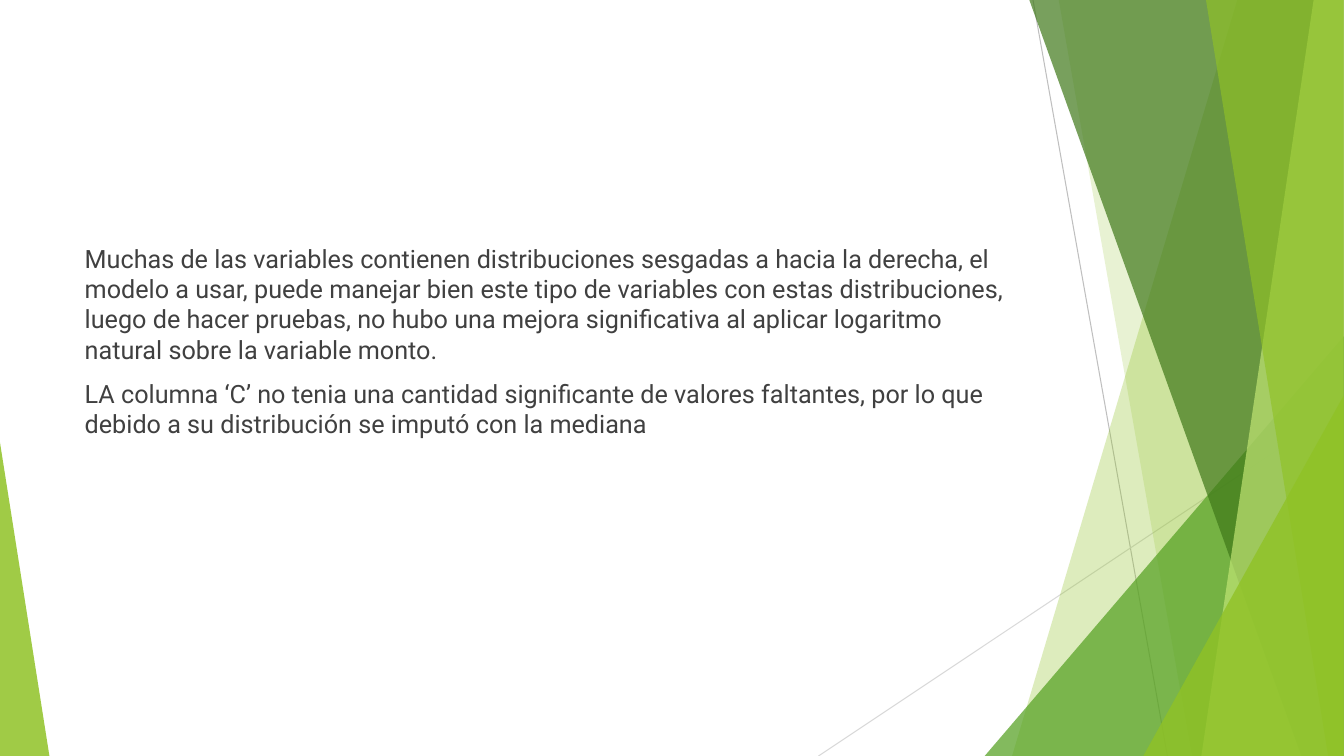
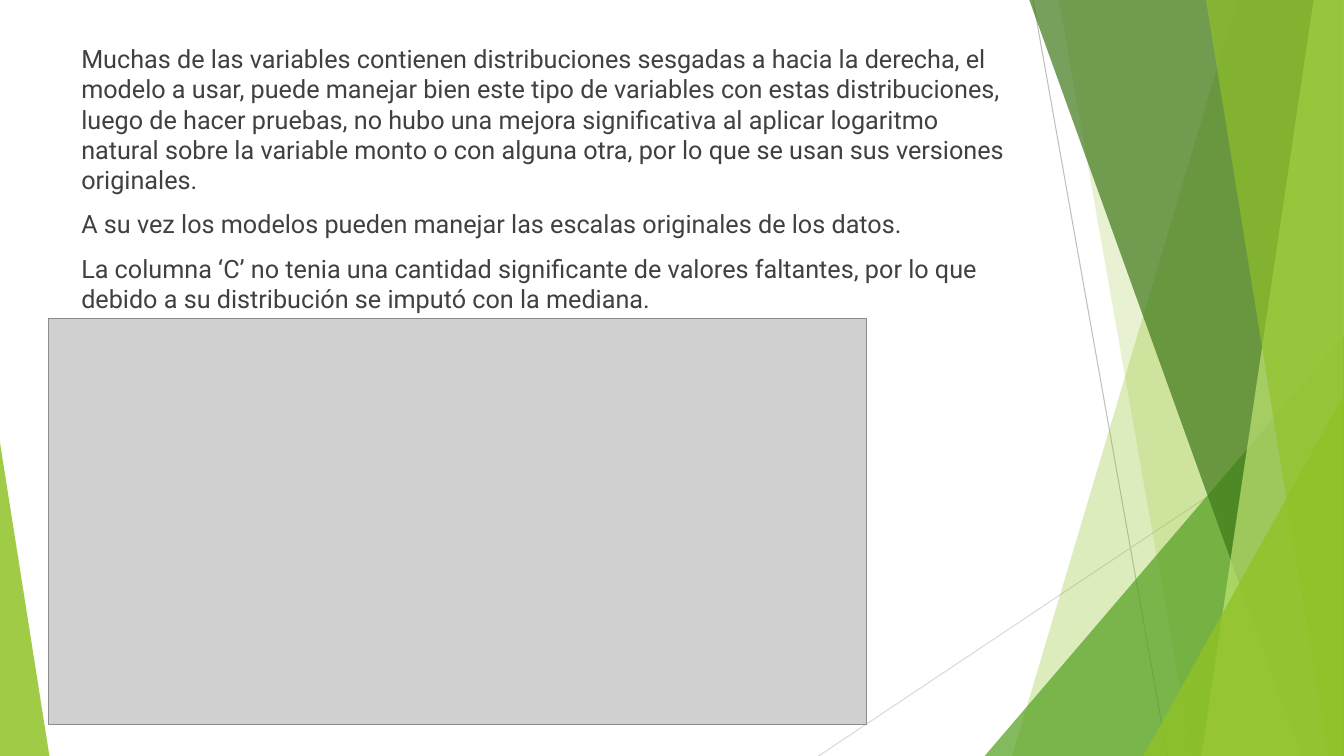
Before and after one commit to JuJurado238/Prueba_MeLi, a slide deck: slide 6 of Modelo de detección de Fraude.pptx. Drawn at 1344x756 pixels with LibreOffice and Linux fonts; fonts in the diff are those of the drawing; grey boxes stand for pictures. Boxes give left, top, right and bottom in pixels: in the first picture for what was removed or moved away, otherwise in the second. Text is boxed around its words. In the diff, an @@ line names an element or a change of style, - is before the commit and + after.

```diff
--- a/Modelo de detección de Fraude.pptx
+++ b/Modelo de detección de Fraude.pptx
@@ text at (x1=81, y1=49, x2=1004, y2=313): text changed @@
-Muchas de las variables contienen distribuciones sesgadas a hacia la derecha, el modelo a usar, puede manejar bien este tipo de variables con estas distribuciones, luego de hacer pruebas, no hubo una mejora significativa al aplicar logaritmo natural sobre la variable monto.
-LA columna ‘C’ no tenia una cantidad significante de valores faltantes, por lo que debido a su distribución se imputó con la mediana
+Muchas de las variables contienen distribuciones sesgadas a hacia la derecha, el modelo a usar, puede manejar bien este tipo de variables con estas distribuciones, luego de hacer pruebas, no hubo una mejora significativa al aplicar logaritmo natural sobre la variable monto o con alguna otra, por lo que se usan sus versiones originales.
+A su vez los modelos pueden manejar las escalas originales de los datos.
+La columna ‘C’ no tenia una cantidad significante de valores faltantes, por lo que debido a su distribución se imputó con la mediana.
@@ picture added at (x1=48, y1=319, x2=867, y2=724) @@
```
Also in this commit, not shown: 10 other slides changed, 3 slides added, 1 slide removed, 3 other files.
